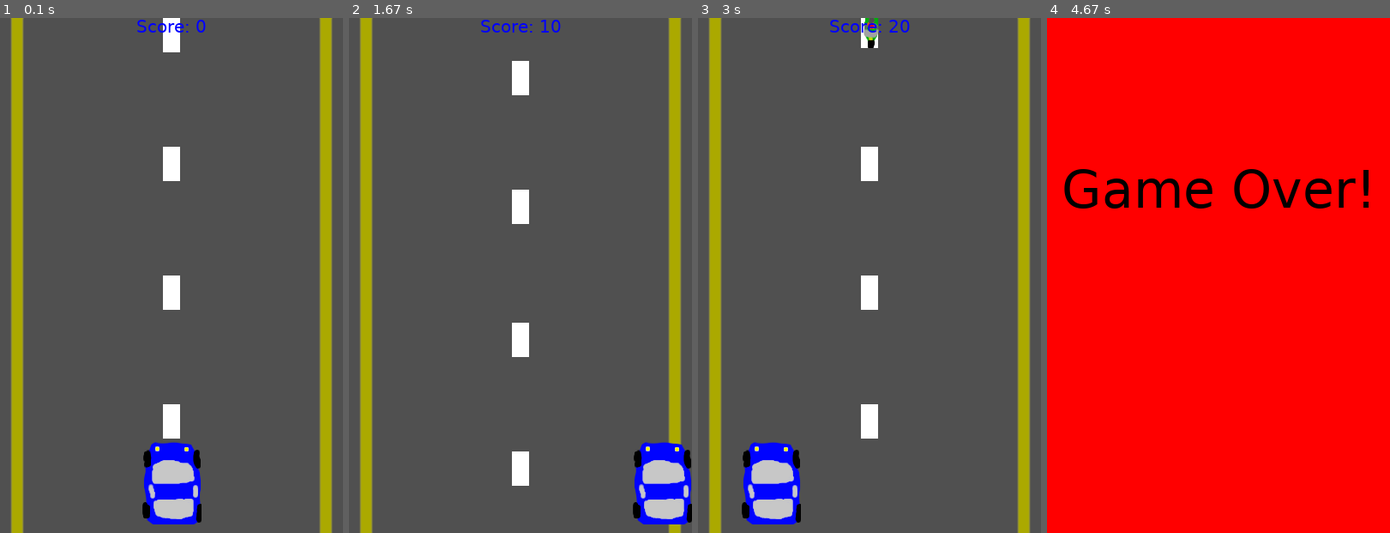
Above: before the commit, frames 1-4 (left to right).
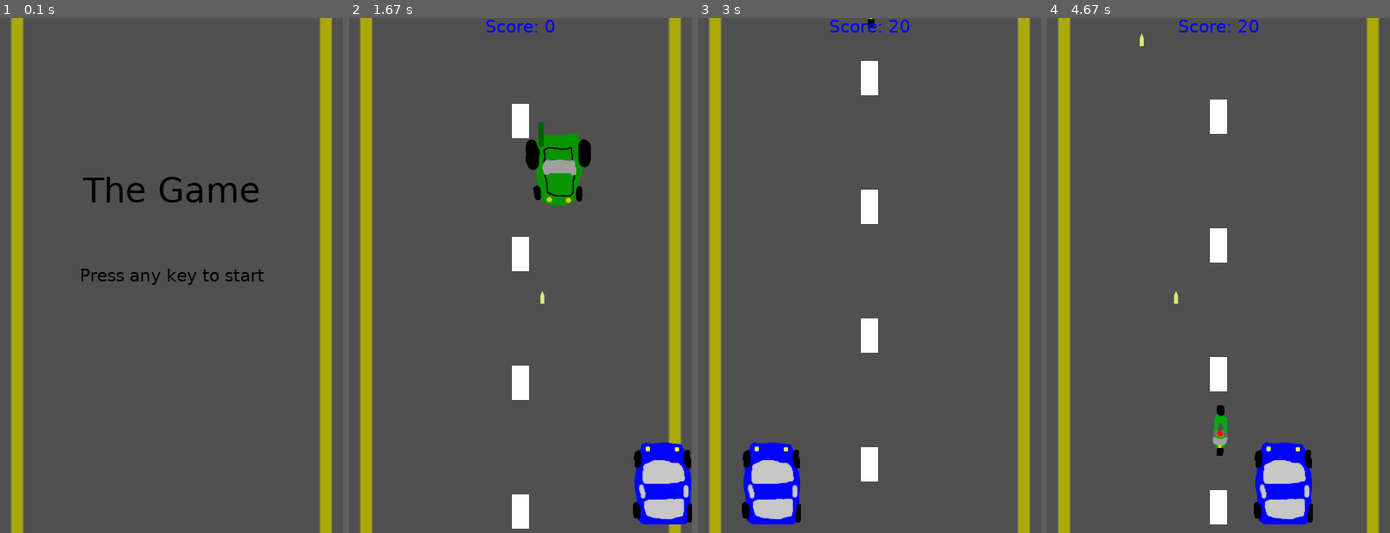
Above: after the commit, the same moments.

Repository: mnguyen4/learning-py-game
Game: pygame game, started from src/game_main_2.py
Two runs of this game, one before a commit and one after it. Both use one fixed random seed, a clock stepped at 60 frames per second and the inputs below.
Inputs (mouse positions are in pixels of both pictures, inside the frame that each line leads up to):
- Up to frame 1 (0.1 s): no input
- Up to frame 2 (1.67 s): tap Esc at 0.33 s; click (520, 275) at 0.72 s; hold Right 1-1.47 s; move the mouse to (630, 260) at 1.03 s; tap Space at 1.07, 1.37, 1.57 s; hold Right from 1.5 s (still down)
- Up to frame 3 (3 s): tap Space at 1.87, 2.07, 2.37, 2.63, 2.93 s; release Right at 1.97 s; hold Left 2-2.53 s; hold Left 2.57-2.97 s
- Up to frame 4 (4.67 s): hold Right 3-3.63 s; tap Space at 3.07, 3.37, 3.73, 4.03, 4.23, 4.53 s; hold Left 3.67-4.13 s; hold Right 4.17-4.63 s

The runs differ from the first frame. In frame 1, 5.1% of the frame differs, in the area x 23-77%, y 0-99%; in frame 2, 5.1%; in frame 3, 2.6%; in frame 4, 100%, in the area x 0-100%, y 0-100%.

Commit message:
Added title screen.

Diff:
--- a/src/game_functions.py
+++ b/src/game_functions.py
@@ -2,6 +2,26 @@
 import sys
 from pygame.locals import *
 from characters import *
+
+def title(game_surface, background):
+    fps = pygame.time.Clock()
+    font = pygame.font.SysFont("Verdana", 40)
+    small_font = pygame.font.SysFont("Verdana", 20)
+    title_txt = font.render("The Game", True, game_state.BLACK)
+    game_surface.blit(background, (0, 0))
+    game_surface.blit(title_txt, title_txt.get_rect(center=(game_state.SCREEN_WIDTH / 2, game_state.SCREEN_HEIGHT / 3)))
+    message_txt = small_font.render("Press any key to start", True, game_state.BLACK)
+    game_surface.blit(message_txt, message_txt.get_rect(center=(game_state.SCREEN_WIDTH / 2, game_state.SCREEN_HEIGHT / 2)))
+    display_title = True
+    while display_title:
+        for event in pygame.event.get():
+            if event.type == QUIT:
+                pygame.quit()
+                sys.exit()
+            if event.type == pygame.KEYDOWN:
+                display_title = False
+        fps.tick(game_state.FRAME_RATE)
+        pygame.display.update()
 
 def menu(game_surface):
     fps = pygame.time.Clock()
@@ -11,7 +31,7 @@
     resume_txt = small_font.render("Resume", True, game_state.BLACK)
     quit_txt = small_font.render("Quit", True, game_state.BLACK)
     game_surface.fill(game_state.BLACK)
-    game_surface.blit(menu_txt, (game_state.SCREEN_WIDTH / 2 - menu_txt.get_width() / 2, game_state.SCREEN_HEIGHT / 3))
+    game_surface.blit(menu_txt, menu_txt.get_rect(center=(game_state.SCREEN_WIDTH / 2, game_state.SCREEN_HEIGHT / 3)))
     resume_btn = Button(resume_txt, game_state.GREEN)
     resume_btn.rect = resume_btn.surf.get_rect(center=(game_state.SCREEN_WIDTH / 2, game_state.SCREEN_HEIGHT / 2))
     game_surface.blit(resume_btn.surf, resume_btn.rect)
@@ -28,7 +48,6 @@
                 if resume_btn.rect.left <= mouse[0] <= resume_btn.rect.right and resume_btn.rect.top <= mouse[1] <= resume_btn.rect.bottom:
                     game_state.MENU = False
                 if quit_btn.rect.left <= mouse[0] <= quit_btn.rect.right and quit_btn.rect.top <= mouse[1] <= quit_btn.rect.bottom:
-                    pygame.quit()
-                    sys.exit()
+                    pygame.event.post(pygame.event.Event(QUIT))
         fps.tick(game_state.FRAME_RATE)
         pygame.display.update()
--- a/src/game_main_2.py
+++ b/src/game_main_2.py
@@ -18,6 +18,7 @@
 DISPLAY_SURF = pygame.display.set_mode((game_state.SCREEN_WIDTH, game_state.SCREEN_HEIGHT))
 DISPLAY_SURF.fill(game_state.WHITE)
 pygame.display.set_caption("The Game")
+game_functions.title(DISPLAY_SURF, background)
 # draw
 p1 = Player()
 e1 = Enemy(game_state.ENEMIES[random.randint(0, 2)])
